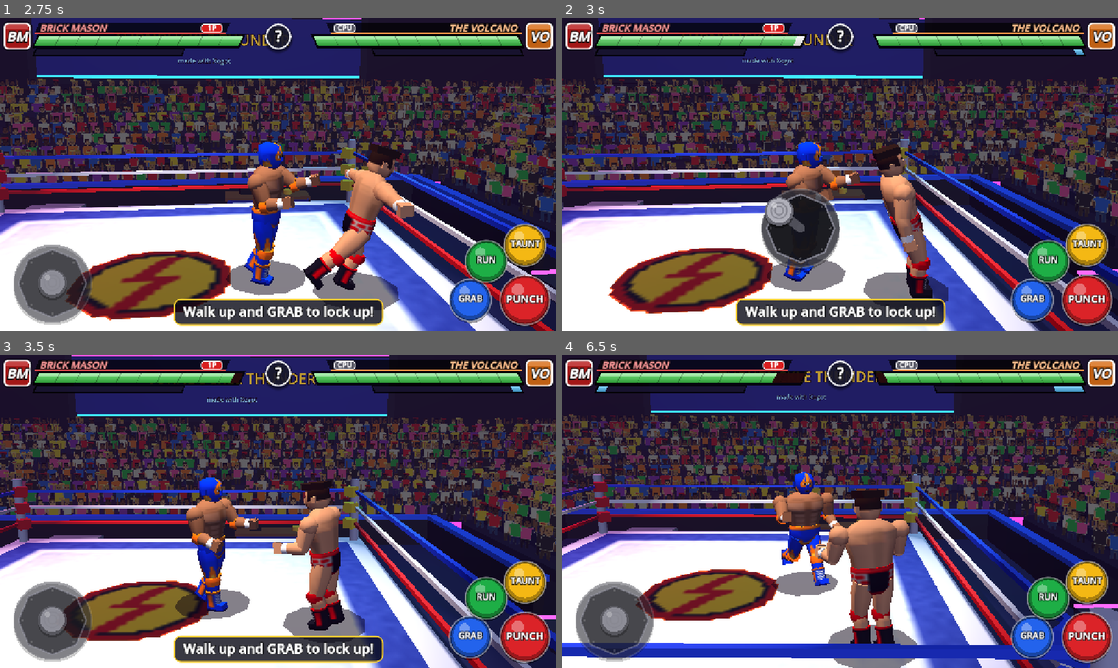
Above: before the commit, frames 1-4 (two rows, left to right).
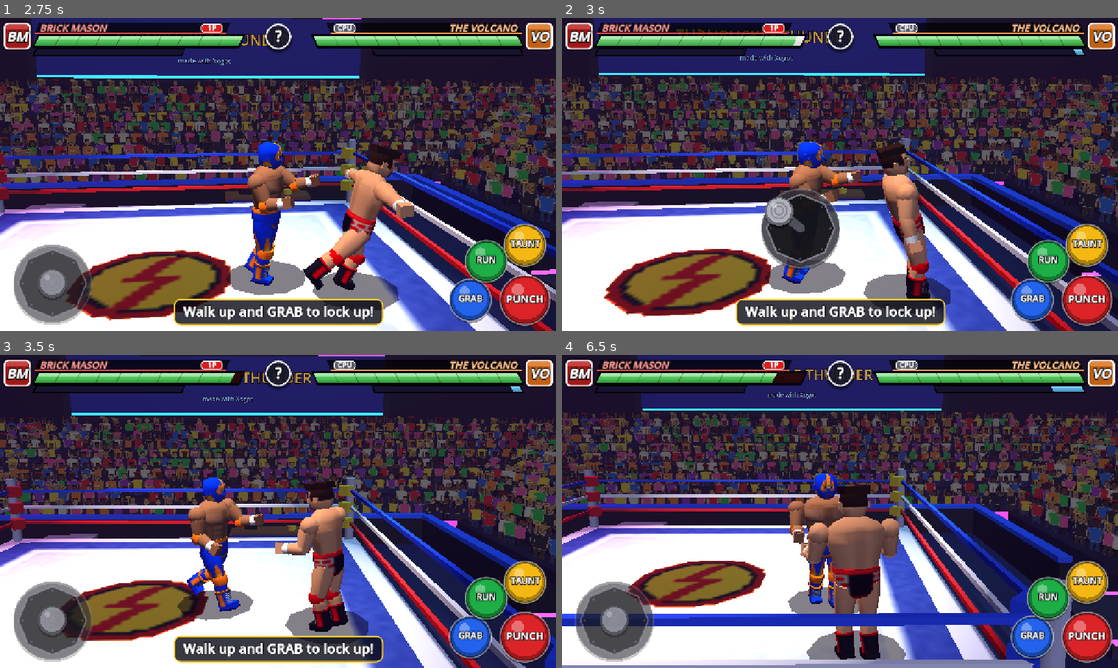
Above: after the commit, the same moments.

Repository: mygoodvibes24/turnbuckle-thunder
Game: Godot game, scene res://main.tscn
Same seed, same stepped clock (60 frames per second), same inputs: the game is played once before the commit and once after it.
Inputs (mouse positions are in pixels of both pictures, inside the frame that each line leads up to):
- Up to frame 1 (2.75 s): tap Enter at 0.5 s; move the mouse to (400, 158) at 0.52 s; hold D (move_right) 0.53-1.25 s; tap K (grapple) at 0.6 s; click (400, 158) at 0.67 s; tap Space (pin) at 0.8 s; drag from (166, 190) to (250, 237) at 1.27 s; move the mouse to (333, 105) at 2.02 s; hold D (move_right) from 2.03 s (still down); tap L (run) at 2.1 s; click (333, 105) at 2.17 s; tap J (strike) at 2.3 s
- Up to frame 2 (3 s): release D (move_right) at 2.75 s; drag from (812, 237) to (673, 127) at 2.77 s
- Up to frame 3 (3.5 s): no input
- Up to frame 4 (6.5 s): move the mouse to (1006, 558) at 3.52 s; hold A (move_left) 3.53-4.25 s; tap K (grapple) at 3.6 s; click (1006, 558) at 3.67 s; tap Space (pin) at 3.8 s; drag from (673, 464) to (756, 433) at 4.27 s; move the mouse to (867, 511) at 5.02 s; hold S (move_down) 5.03-5.75 s; tap L (run) at 5.1 s; click (867, 511) at 5.17 s; tap J (strike) at 5.3 s; drag from (756, 433) to (728, 527) at 5.77 s

Frame 1 is identical in both runs. In frame 2, 24% of the frame differs, in the area x 0-100%, y 0-100%; in frame 3, 31%; in frame 4, 54%.

Commit message:
Feel: audio wiring, hit-stop, sparks, slow-mo, rope bounce, haptics
Co-Authored-By: Claude Opus 5.5 <noreply@anthropic.com>
Claude-Session: https://claude.ai/code/session_01RUyHYSJkGGGZ1s8BonUfiU

Diff:
--- /dev/null
+++ b/scripts/fx.gd
@@ -0,0 +1,252 @@
+extends Node3D
+## Cheap pooled hit FX for phones: additive starburst sparks, mat dust puffs and a
+## white screen flash. Everything is generated in code; no per-hit allocations.
+##
+## API (positions are world space):
+##   spark(pos, strength)   # starburst that scale-pops and fades (~0.2 s)
+##   dust(pos, strength)    # ring of grey puffs drifting outward along the mat
+##   flash(strength)        # full-screen white flash (finishers)
+
+const SPARK_POOL := 12
+const SPARK_LIFE := 0.2
+const DUST_SETS := 3
+const DUST_PER_SET := 6
+const DUST_LIFE := 0.45
+const FLASH_TIME := 0.12
+const FLASH_ALPHA := 0.35
+
+var _tints: Array[Color] = [Color(1.0, 0.95, 0.75), Color(1.0, 0.8, 0.35), Color(1.0, 1.0, 1.0)]
+
+var _sparks: Array[MeshInstance3D] = []
+var _spark_mats: Array[StandardMaterial3D] = []
+var _spark_life := PackedFloat32Array()   # remaining seconds; <= 0 means free
+var _spark_dur := PackedFloat32Array()
+var _spark_size := PackedFloat32Array()
+var _spark_tint: Array[Color] = []
+var _next_spark := 0
+
+var _dust: Array[MeshInstance3D] = []
+var _dust_mats: Array[StandardMaterial3D] = []
+var _dust_life := PackedFloat32Array()
+var _dust_dur := PackedFloat32Array()
+var _dust_size := PackedFloat32Array()
+var _dust_vel := PackedVector3Array()
+var _next_dust_set := 0
+
+var _flash_layer: CanvasLayer
+var _flash_rect: ColorRect
+var _flash_life := 0.0
+var _flash_peak := 0.0
+
+
+func _ready() -> void:
+	var star := _make_star_texture()
+	var puff := _make_puff_texture()
+	var quad := QuadMesh.new()
+	quad.size = Vector2(1, 1)
+
+	for i in SPARK_POOL:
+		var m := StandardMaterial3D.new()
+		m.shading_mode = BaseMaterial3D.SHADING_MODE_UNSHADED
+		m.billboard_mode = BaseMaterial3D.BILLBOARD_ENABLED
+		m.billboard_keep_scale = true
+		m.transparency = BaseMaterial3D.TRANSPARENCY_ALPHA
+		m.blend_mode = BaseMaterial3D.BLEND_MODE_ADD
+		m.cull_mode = BaseMaterial3D.CULL_DISABLED
+		m.no_depth_test = true
+		m.albedo_texture = star
+		m.texture_filter = BaseMaterial3D.TEXTURE_FILTER_LINEAR
+		m.render_priority = 2
+		var mi := MeshInstance3D.new()
+		mi.mesh = quad
+		mi.material_override = m
+		mi.cast_shadow = GeometryInstance3D.SHADOW_CASTING_SETTING_OFF
+		mi.visible = false
+		add_child(mi)
+		_sparks.append(mi)
+		_spark_mats.append(m)
+		_spark_life.append(0.0)
+		_spark_dur.append(SPARK_LIFE)
+		_spark_size.append(0.5)
+		_spark_tint.append(Color.WHITE)
+
+	for i in DUST_SETS * DUST_PER_SET:
+		var m := StandardMaterial3D.new()
+		m.shading_mode = BaseMaterial3D.SHADING_MODE_UNSHADED
+		m.billboard_mode = BaseMaterial3D.BILLBOARD_ENABLED
+		m.billboard_keep_scale = true
+		m.transparency = BaseMaterial3D.TRANSPARENCY_ALPHA
+		m.cull_mode = BaseMaterial3D.CULL_DISABLED
+		m.albedo_texture = puff
+		m.texture_filter = BaseMaterial3D.TEXTURE_FILTER_LINEAR
+		m.render_priority = 1
+		var mi := MeshInstance3D.new()
+		mi.mesh = quad
+		mi.material_override = m
+		mi.cast_shadow = GeometryInstance3D.SHADOW_CASTING_SETTING_OFF
+		mi.visible = false
+		add_child(mi)
+		_dust.append(mi)
+		_dust_mats.append(m)
+		_dust_life.append(0.0)
+		_dust_dur.append(DUST_LIFE)
+		_dust_size.append(0.4)
+		_dust_vel.append(Vector3.ZERO)
+
+	_flash_layer = CanvasLayer.new()
+	_flash_layer.layer = 5
+	add_child(_flash_layer)
+	_flash_rect = ColorRect.new()
+	_flash_rect.set_anchors_preset(Control.PRESET_FULL_RECT)
+	_flash_rect.mouse_filter = Control.MOUSE_FILTER_IGNORE
+	_flash_rect.color = Color(1, 1, 1, 0)
+	_flash_rect.visible = false
+	_flash_layer.add_child(_flash_rect)
+
+
+# ---------------------------------------------------------------- public API
+
+func spark(pos: Vector3, strength: float) -> void:
+	var s: float = clampf(strength, 0.1, 1.5)
+	var i: int = _next_spark
+	_next_spark = (_next_spark + 1) % SPARK_POOL
+	var mi: MeshInstance3D = _sparks[i]
+	mi.global_position = pos
+	_spark_dur[i] = SPARK_LIFE + 0.05 * s
+	_spark_life[i] = _spark_dur[i]
+	_spark_size[i] = 0.35 + 0.55 * s
+	_spark_tint[i] = _tints[randi() % _tints.size()]
+	mi.scale = Vector3.ONE * (_spark_size[i] * 0.4)
+	_spark_mats[i].albedo_color = _spark_tint[i]
+	mi.visible = true
+	# Big hits get a second, smaller offset burst for a crunchier look.
+	if s >= 0.6:
+		var j: int = _next_spark
+		_next_spark = (_next_spark + 1) % SPARK_POOL
+		var mj: MeshInstance3D = _sparks[j]
+		mj.global_position = pos + Vector3(randf_range(-0.15, 0.15), randf_range(-0.1, 0.15), randf_range(-0.1, 0.1))
+		_spark_dur[j] = SPARK_LIFE * 0.8
+		_spark_life[j] = _spark_dur[j]
+		_spark_size[j] = _spark_size[i] * 0.55
+		_spark_tint[j] = Color(1.0, 1.0, 1.0)
+		mj.scale = Vector3.ONE * (_spark_size[j] * 0.4)
+		_spark_mats[j].albedo_color = _spark_tint[j]
+		mj.visible = true
+
+
+func dust(pos: Vector3, strength: float) -> void:
+	var s: float = clampf(strength, 0.1, 1.5)
+	var base: int = _next_dust_set * DUST_PER_SET
+	_next_dust_set = (_next_dust_set + 1) % DUST_SETS
+	var a0: float = randf() * TAU
+	for k in DUST_PER_SET:
+		var i: int = base + k
+		var ang: float = a0 + TAU * float(k) / float(DUST_PER_SET) + randf_range(-0.3, 0.3)
+		var dir := Vector3(cos(ang), 0.0, sin(ang))
+		var mi: MeshInstance3D = _dust[i]
+		mi.global_position = pos + dir * 0.2 + Vector3(0, 0.12, 0)
+		_dust_vel[i] = dir * (0.8 + 1.3 * s) * randf_range(0.8, 1.2) + Vector3(0, 0.25 + 0.3 * s, 0)
+		_dust_dur[i] = DUST_LIFE * (0.8 + 0.4 * s) * randf_range(0.85, 1.15)
+		_dust_life[i] = _dust_dur[i]
+		_dust_size[i] = (0.3 + 0.35 * s) * randf_range(0.8, 1.2)
+		mi.scale = Vector3.ONE * (_dust_size[i] * 0.6)
+		_dust_mats[i].albedo_color = Color(0.72, 0.7, 0.68, 0.0)
+		mi.visible = true
+
+
+func flash(strength: float) -> void:
+	var peak: float = clampf(FLASH_ALPHA * strength, 0.0, 0.6)
+	if peak <= 0.0:
+		return
+	_flash_peak = maxf(peak, _flash_peak if _flash_life > 0.0 else 0.0)
+	_flash_life = FLASH_TIME
+	_flash_rect.color = Color(1, 1, 1, _flash_peak)
+	_flash_rect.visible = true
+
+
+# ---------------------------------------------------------------- update
+
+func _process(delta: float) -> void:
+	for i in SPARK_POOL:
+		var life: float = _spark_life[i]
+		if life <= 0.0:
+			continue
+		life -= delta
+		_spark_life[i] = life
+		var mi: MeshInstance3D = _sparks[i]
+		if life <= 0.0:
+			mi.visible = false
+			continue
+		var k: float = 1.0 - life / _spark_dur[i]           # 0 -> 1 over the lifetime
+		var grow: float = 1.0 - pow(1.0 - minf(k * 4.0, 1.0), 3.0)  # fast ease-out pop
+		var sc: float = _spark_size[i] * (0.4 + 0.9 * grow) * (1.0 - 0.35 * k)
+		mi.scale = Vector3(sc, sc, sc)
+		var a: float = (1.0 - k) * (1.0 - k)
+		var t: Color = _spark_tint[i]
+		_spark_mats[i].albedo_color = Color(t.r, t.g, t.b, a)
+
+	for i in _dust.size():
+		var life: float = _dust_life[i]
+		if life <= 0.0:
+			continue
+		life -= delta
+		_dust_life[i] = life
+		var mi: MeshInstance3D = _dust[i]
+		if life <= 0.0:
+			mi.visible = false
+			continue
+		var k: float = 1.0 - life / _dust_dur[i]
+		var v: Vector3 = _dust_vel[i]
+		mi.global_position += v * delta
+		_dust_vel[i] = v * maxf(0.0, 1.0 - delta * 5.0)
+		var sc: float = _dust_size[i] * (0.6 + 0.9 * k)
+		mi.scale = Vector3(sc, sc, sc)
+		var a: float = 0.55 * minf(k * 6.0, 1.0) * (1.0 - k)
+		_dust_mats[i].albedo_color = Color(0.72, 0.7, 0.68, a)
+
+	if _flash_life > 0.0:
+		# The flash runs on real time so slow motion doesn't stretch it into a fade-out.
+		var real_dt: float = delta / maxf(Engine.time_scale, 0.05)
+		_flash_life -= real_dt
+		if _flash_life <= 0.0:
+			_flash_life = 0.0
+			_flash_peak = 0.0
+			_flash_rect.visible = false
+		else:
+			_flash_rect.color = Color(1, 1, 1, _flash_peak * (_flash_life / FLASH_TIME))
+
+
+# ---------------------------------------------------------------- textures
+
+func _make_star_texture() -> ImageTexture:
+	# 16x16 starburst: bright core plus four long and four short rays.
+	var n := 16
+	var img := Image.create_empty(n, n, false, Image.FORMAT_RGBA8)
+	var c := Vector2(7.5, 7.5)
+	for y in n:
+		for x in n:
+			var d := Vector2(x, y) - c
+			var r: float = d.length() / 7.5
+			var ang: float = d.angle()
+			var long_rays: float = pow(absf(cos(ang * 2.0)), 10.0) * clampf(1.0 - r, 0.0, 1.0)
+			var short_rays: float = pow(absf(sin(ang * 2.0)), 10.0) * clampf(1.0 - r * 1.6, 0.0, 1.0)
+			var core: float = clampf(1.0 - r * 2.4, 0.0, 1.0)
+			var a: float = clampf(core * 1.5 + long_rays + short_rays * 0.8, 0.0, 1.0)
+			img.set_pixel(x, y, Color(1, 1, 1, a))
+	return ImageTexture.create_from_image(img)
+
+
+func _make_puff_texture() -> ImageTexture:
+	# 16x16 soft lumpy blob for dust.
+	var n := 16
+	var img := Image.create_empty(n, n, false, Image.FORMAT_RGBA8)
+	var c := Vector2(7.5, 7.5)
+	for y in n:
+		for x in n:
+			var d := Vector2(x, y) - c
+			var lump: float = 1.0 + 0.12 * sin(d.angle() * 5.0)
+			var r: float = d.length() / (7.5 * lump)
+			var a: float = clampf(1.0 - r, 0.0, 1.0)
+			a = a * a * (3.0 - 2.0 * a)
+			img.set_pixel(x, y, Color(1, 1, 1, a))
+	return ImageTexture.create_from_image(img)
--- a/scripts/main.gd
+++ b/scripts/main.gd
@@ -14,6 +14,27 @@
 var cam_shake := 0.0
 var touch: Control
 var match_over := false
+
+# Feel / FX (see "# ---- feel / FX")
+const Audio := preload("res://scripts/audio.gd")
+const Fx := preload("res://scripts/fx.gd")
+const SLOWMO_SCALE := 0.35
+const SLOWMO_HOLD := 0.6          # real seconds at SLOWMO_SCALE
+const SLOWMO_EASE := 0.3          # real seconds easing back to 1.0
+const ROPE_BOUNCE_TIME := 0.45
+var audio: Node
+var fx: Node3D
+var hitstop_until_ms := 0         # wrestlers' tick is frozen until this Time.get_ticks_msec()
+var slowmo_start_ms := -1         # -1 = no slow motion running
+var buf_strike := false           # button presses buffered during hit-stop
+var buf_grapple := false
+var buf_run := false
+var buf_pin := false
+var feel_last_count := 0          # highest pin count of the current cover (for near-falls)
+var rope_rest := {}               # rope Node3D -> rest position (captured on first bounce)
+var rope_bounce_t := PackedFloat32Array([-1.0, -1.0, -1.0, -1.0])  # per side; < 0 = idle
+var rope_bounce_amp := PackedFloat32Array([0.0, 0.0, 0.0, 0.0])
+var rope_bounce_dir: Array[Vector3] = [Vector3.ZERO, Vector3.ZERO, Vector3.ZERO, Vector3.ZERO]
 
 # HUD
 var hud: CanvasLayer
@@ -29,7 +50,10 @@
 
 func _ready() -> void:
 	randomize()
+	Engine.time_scale = 1.0
 	_setup_input()
+	audio = Audio.new()
+	add_child(audio)
 	_build_environment()
 	_build_arena()
 	_build_crowd()
@@ -58,8 +82,14 @@
 	p1._snap_face_opponent()
 	p2._snap_face_opponent()
 
+	fx = Fx.new()
+	add_child(fx)
+
 	_build_hud()
 	_announce("FIGHT!", 1.5)
+	audio.ring_bell(1)
+	audio.start_crowd()
+	audio.set_crowd_intensity(0.3)
 
 
 # ---------------------------------------------------------------- input
@@ -600,7 +630,249 @@
 	w.impact.connect(func(s): cam_shake = max(cam_shake, s))
 	w.pin_count.connect(_on_pin_count)
 	w.won.connect(func(): _on_win(w))
+	w.sfx.connect(func(kind: String, s: float, where: Vector3): _on_sfx(w, kind, s, where))
+	w.pin_count.connect(func(c: int): _on_feel_count(w, c))
+	w.won.connect(func(): _on_feel_win(w))
 	return w
+
+
+# ---- feel / FX
+# Audio wiring, hit-stop, slow motion, camera kicks, sparks/dust/flash, rope bounce,
+# haptics and crowd reactions. Driven by the wrestlers' sfx / pin_count / won signals.
+
+func _snd(sound: String, db := 0.0, pitch_var := 0.08) -> void:
+	if audio == null:
+		return
+	var clips: Dictionary = audio.get("clips")
+	if clips.has(sound):
+		audio.play(sound, db, pitch_var)
+
+
+func _hitstop(secs: float) -> void:
+	hitstop_until_ms = maxi(hitstop_until_ms, Time.get_ticks_msec() + int(secs * 1000.0))
+
+
+func _slowmo() -> void:
+	slowmo_start_ms = Time.get_ticks_msec()
+	Engine.time_scale = SLOWMO_SCALE
+
+
+func _update_slowmo(now: int) -> void:
+	if slowmo_start_ms < 0:
+		return
+	var el: float = float(now - slowmo_start_ms) / 1000.0
+	if el < SLOWMO_HOLD:
+		Engine.time_scale = SLOWMO_SCALE
+	elif el < SLOWMO_HOLD + SLOWMO_EASE:
+		var k: float = smoothstep(0.0, 1.0, (el - SLOWMO_HOLD) / SLOWMO_EASE)
+		Engine.time_scale = lerpf(SLOWMO_SCALE, 1.0, k)
+	else:
+		Engine.time_scale = 1.0
+		slowmo_start_ms = -1
+
+
+func _kick_cam(fov: float, shake: float) -> void:
+	cam_fov_kick = minf(cam_fov_kick, fov)
+	cam_shake = max(cam_shake, shake)
+
+
+func _buzz(ms: int) -> void:
+	if DisplayServer.is_touchscreen_available():
+		Input.vibrate_handheld(ms)
+
+
+func _hype(amount: float) -> void:
+	crowd_hype = clampf(crowd_hype + amount, 0.0, 1.0)
+
+
+func _fx_spark(where: Vector3, s: float) -> void:
+	if fx != null:
+		fx.spark(where, s)
+
+
+func _fx_dust(where: Vector3, s: float) -> void:
+	if fx != null:
+		fx.dust(Vector3(where.x, RING_TOP + 0.03, where.z), s)
+
+
+func _fx_flash(s: float) -> void:
+	if fx != null:
+		fx.flash(s)
+
+
+func _on_sfx(w: Node3D, kind: String, s: float, where: Vector3) -> void:
+	var st: float = clampf(s, 0.0, 1.5)
+	match kind:
+		"punch":
+			_snd("punch", -3.0 + 3.0 * st)
+			_hitstop(0.05 + 0.02 * clampf(st, 0.0, 1.0))
+			_fx_spark(where, st)
+			_kick_cam(-2.0, st * 0.6)
+			_buzz(20)
+			_hype(0.03)
+		"kick":
+			_snd("kick", -1.0 + 2.0 * st)
+			_hitstop(0.06 + 0.01 * clampf(st, 0.0, 1.0))
+			_fx_spark(where, st)
+			_kick_cam(-2.0, st * 0.6)
+			_buzz(20)
+			_hype(0.05)
+		"thud":
+			_snd("thud", -1.0 + 2.0 * st, 0.05)
+			_hitstop(0.1)
+			_fx_dust(where, st)
+			_fx_spark(where + Vector3(0, 0.2, 0), st * 0.6)
+			_kick_cam(-4.0, st)
+			_buzz(45)
+			_hype(0.15)
+		"big_thud":
+			_snd("big_thud", 2.0, 0.03)
+			_snd("ooh", -6.0, 0.05)
+			_hitstop(0.14)
+			_fx_dust(where, maxf(st, 1.0))
+			_fx_spark(where + Vector3(0, 0.2, 0), 0.9)
+			_kick_cam(-4.0, maxf(st, 0.8))
+			_buzz(45)
+			_hype(0.15)
+		"finisher":
+			_snd("whoosh", 0.0, 0.03)
+			_snd("pop", -1.0, 0.03)
+			_hitstop(0.14)
+			_slowmo()
+			_fx_flash(1.0)
+			_fx_spark(where, 1.2)
+			_kick_cam(-7.0, 0.6)
+			_buzz(80)
+			_hype(0.4)
+		"rope":
+			_snd("rope", -3.0 + 2.0 * st)
+			_rope_bounce(where, st)
+			_kick_cam(0.0, st * 0.3)
+		"whoosh":
+			_snd("whoosh", -4.0 + 3.0 * st)
+		"count":
+			_snd("count", 0.0, 0.03)
+			_fx_dust(where, 0.15)
+		"kickout":
+			_snd("whoosh", -3.0)
+			_fx_spark(where, 0.6)
+			_kick_cam(-3.0, 0.3)
+			_buzz(45)
+			if feel_last_count >= 2:
+				_snd("ooh", 1.0, 0.04)   # near-fall!
+				_hype(0.4)
+			else:
+				_snd("pop", -8.0)
+				_hype(0.15)
+			feel_last_count = 0
+		"reversal":
+			_snd("whoosh", -2.0)
+			_snd("pop", -9.0)
+			_hitstop(0.06)
+			_fx_spark(where, st)
+			_kick_cam(-2.0, 0.3)
+			_buzz(20)
+			_hype(0.2)
+		"taunt":
+			var cpu: bool = w.is_cpu
+			_snd("boo" if cpu else "pop", -5.0)
+			_hype(0.1)
+		"grab":
+			_snd("punch", -9.0, 0.15)
+			_kick_cam(-1.0, 0.0)
+		_:
+			# Unknown kinds (added later): play a clip of the same name if one exists.
+			_snd(kind, -3.0)
+
+
+func _on_feel_count(_w: Node3D, c: int) -> void:
+	feel_last_count = c
+	if c >= 3:
+		_slowmo()
+		_kick_cam(-4.0, 0.4)
+		_buzz(45)
+	else:
+		_kick_cam(-1.0, 0.0)
+		_hype(0.05 * float(c))
+
+
+func _on_feel_win(_w: Node3D) -> void:
+	feel_last_count = 0
+	_hype(0.6)
+	_snd("pop", 2.0, 0.03)
+	_fx_flash(0.6)
+	_buzz(80)
+	_win_bells()
+
+
+func _win_bells() -> void:
+	# Ding-ding-ding on real time (ignore_time_scale) so slow motion doesn't drag it out.
+	for i in 3:
+		_snd("bell", 0.0, 0.0)
+		if i < 2:
+			await get_tree().create_timer(0.35, true, false, true).timeout
+			if not is_inside_tree():
+				return
+
+
+func _rope_bounce(where: Vector3, s: float) -> void:
+	if rope_nodes.size() < 12:
+		return
+	# Bottom-row ropes (indices 0..3) sit at the side midpoints: the nearest one is the side hit.
+	var side := -1
+	var best := INF
+	for i in 4:
+		var r: Node3D = rope_nodes[i]
+		if not is_instance_valid(r):
+			continue
+		var rp: Vector3 = r.global_position
+		var d: float = Vector2(rp.x - where.x, rp.z - where.z).length()
+		if d < best:
+			best = d
+			side = i
+	if side < 0:
+		return
+	for h in 3:
+		var rope: Node3D = rope_nodes[h * 4 + side]
+		if is_instance_valid(rope) and not rope_rest.has(rope):
+			rope_rest[rope] = rope.position
+	var rest0: Vector3 = rope_rest.get(rope_nodes[side], Vector3.ZERO)
+	var out := Vector3(rest0.x, 0.0, rest0.z)
+	rope_bounce_dir[side] = out.normalized() if out.length() > 0.01 else Vector3.ZERO
+	rope_bounce_amp[side] = clampf(0.07 + 0.12 * s, 0.0, 0.15)
+	rope_bounce_t[side] = 0.0
+
+
+func _update_ropes(delta: float) -> void:
+	if rope_nodes.size() < 12:
+		return
+	var height_k: Array[float] = [0.7, 1.0, 0.85]
+	for side in 4:
+		var t: float = rope_bounce_t[side]
+		if t < 0.0:
+			continue
+		t += delta
+		var done: bool = t >= ROPE_BOUNCE_TIME
+		rope_bounce_t[side] = -1.0 if done else t
+		# Damped spring: snaps outward (peak ~0.05 s), then wobbles back to rest.
+		var off: float = 0.0
+		if not done:
+			off = rope_bounce_amp[side] * sin(t * 28.0) * exp(-t * 8.0) / 0.665
+		for h in 3:
+			var rope: Node3D = rope_nodes[h * 4 + side]
+			if not is_instance_valid(rope) or not rope_rest.has(rope):
+				continue
+			var rest: Vector3 = rope_rest[rope]
+			rope.position = rest + rope_bounce_dir[side] * off * height_k[h]
+
+
+func _update_feel(delta: float) -> void:
+	_update_ropes(delta)
+	if audio != null:
+		var sp1: float = p1.spirit
+		var sp2: float = p2.spirit
+		var ci: float = 0.2 + 0.35 * maxf(sp1, sp2) / 100.0 + 0.55 * crowd_hype
+		audio.set_crowd_intensity(clampf(ci, 0.0, 1.0))
 
 
 # ---------------------------------------------------------------- HUD
@@ -1150,6 +1422,9 @@
 
 
 func _restart() -> void:
+	Engine.time_scale = 1.0
+	slowmo_start_ms = -1
+	hitstop_until_ms = 0
 	get_tree().reload_current_scene()
 
 
@@ -1209,24 +1484,44 @@
 # ---------------------------------------------------------------- loop
 
 func _physics_process(delta: float) -> void:
+	var now: int = Time.get_ticks_msec()
+	_update_slowmo(now)
+	var frozen: bool = now < hitstop_until_ms
 	if not match_over:
 		var mv := Input.get_vector("move_left", "move_right", "move_up", "move_down")
 		if touch.joy_vector.length() > mv.length():
 			mv = touch.joy_vector
 		p1.in_move = mv
-		p1.in_strike = Input.is_action_just_pressed("strike")
-		p1.in_grapple = Input.is_action_just_pressed("grapple")
-		p1.in_run = Input.is_action_just_pressed("run")
-		p1.in_pin = Input.is_action_just_pressed("pin")
-		p1.any_pressed = p1.in_strike or p1.in_grapple or p1.in_run or p1.in_pin
+		var js: bool = Input.is_action_just_pressed("strike")
+		var jg: bool = Input.is_action_just_pressed("grapple")
+		var jr: bool = Input.is_action_just_pressed("run")
+		var jp: bool = Input.is_action_just_pressed("pin")
+		if frozen:
+			# Hit-stop: hold presses and hand them over on the first unfrozen tick.
+			buf_strike = buf_strike or js
+			buf_grapple = buf_grapple or jg
+			buf_run = buf_run or jr
+			buf_pin = buf_pin or jp
+		else:
+			p1.in_strike = js or buf_strike
+			p1.in_grapple = jg or buf_grapple
+			p1.in_run = jr or buf_run
+			p1.in_pin = jp or buf_pin
+			p1.any_pressed = p1.in_strike or p1.in_grapple or p1.in_run or p1.in_pin
+			buf_strike = false
+			buf_grapple = false
+			buf_run = false
+			buf_pin = false
 	else:
 		p1.in_move = Vector2.ZERO
 		if Input.is_action_just_pressed("restart"):
 			_restart()
 			return
-	p1.tick(delta)
-	p2.tick(delta)
-
+	if not frozen:
+		p1.tick(delta)
+		p2.tick(delta)
+
+	_update_feel(delta)
 	_update_camera(delta)
 	_update_hud(delta)
 
